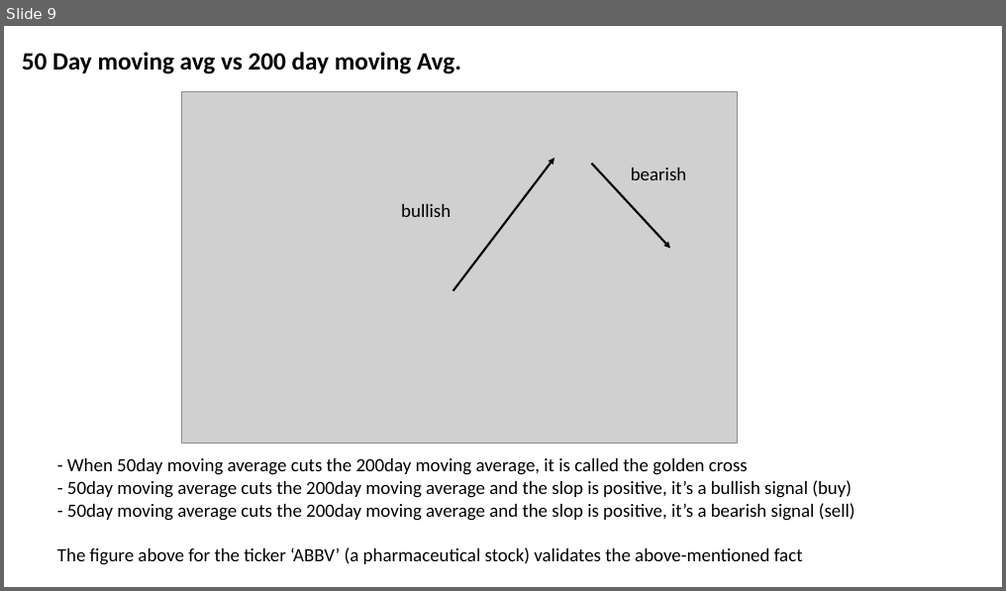
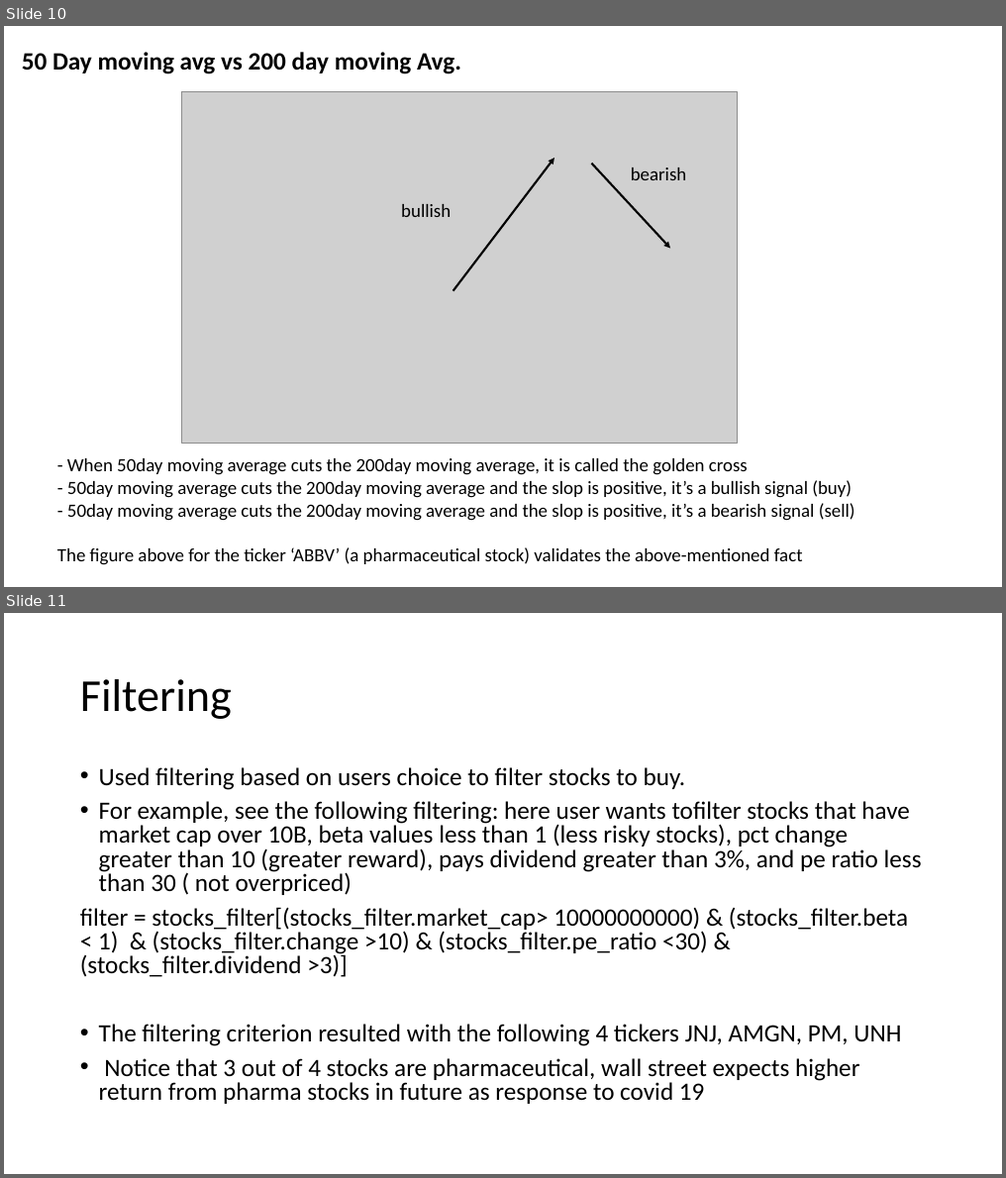
Before and after one commit to rashuvro/Data_science_journey, a slide deck: springboard/capstone 2/capstone 2 slides.pptx. Shown one above the other, each under a label of ours: slide 9 before the commit, slides 10 and 11 after it. The pictures are 1006x591 and 1006x1178 pixels, drawn with LibreOffice and Linux fonts; fonts in the diff are those of the drawing; grey boxes stand for pictures. Boxes give left, top, right and bottom in pixels: in the first picture for what was removed or moved away, otherwise in the second. Text is boxed around its words. In the diff, an @@ line names an element or a change of style, - is before the commit and + after.

```diff
--- a/springboard/capstone 2/capstone 2 slides.pptx
+++ b/springboard/capstone 2/capstone 2 slides.pptx
@@ slide 11 added at (x1=4, y1=613, x2=1002, y2=1174), background #FFFFFF @@
@@ title added at (x1=80, y1=679, x2=232, y2=719), 44 pt, text #000000 @@
+Filtering
@@ text added at (x1=80, y1=767, x2=922, y2=1104), 24 pt, text #000000 @@
+• Used filtering based on users choice to filter stocks to buy.
+• For example, see the following filtering: here user wants tofilter stocks that have market cap over 10B, beta values less than 1 (less risky stocks), pct change greater than 10 (greater reward), pays dividend greater than 3%, and pe ratio less than 30 ( not overpriced)
+filter = stocks_filter[(stocks_filter.market_cap> 10000000000) & (stocks_filter.beta < 1) & (stocks_filter.change >10) & (stocks_filter.pe_ratio <30) & (stocks_filter.dividend >3)]
+• The filtering criterion resulted with the following 4 tickers JNJ, AMGN, PM, UNH
+• Notice that 3 out of 4 stocks are pharmaceutical, wall street expects higher return from pharma stocks in future as response to covid 19
@@ what was slide 9 is now slide 10 @@
```
Also in this commit, not shown: 1 slide changed, 12 other slides added, 3 other files.
